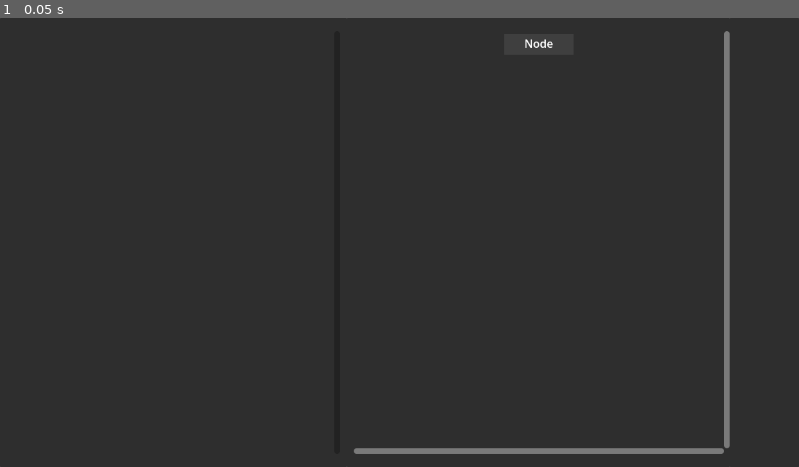
Above: before the commit, frame 1.
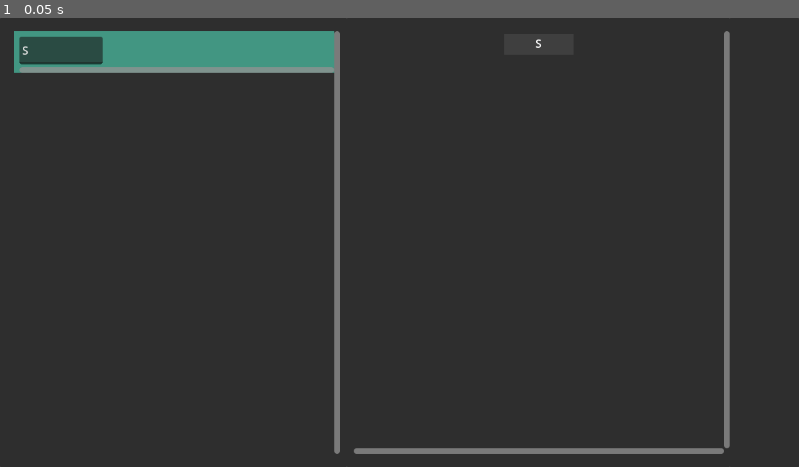
Above: after the commit, the same moment.

Repository: ProphecyOak/SemanticDeriver
Game: Godot game, scene res://Deriver.tscn
Same seed, same stepped clock (60 frames per second), same inputs: the game is played once before the commit and once after it.
Inputs:
- Up to frame 1 (0.05 s): no input

The runs differ from the first frame. In frame 1, 4.5% of the frame differs, in the area x 1-70%, y 2-98%.

Commit message:
Lex Entries Generating. Dragging !Clicking

Diff:
--- a/Components/LexiconRow.tscn
+++ b/Components/LexiconRow.tscn
@@ -1,6 +1,5 @@
-[gd_scene load_steps=3 format=3 uid="uid://dln44hvb0uotf"]
+[gd_scene load_steps=2 format=3 uid="uid://dln44hvb0uotf"]
 
-[ext_resource type="PackedScene" uid="uid://d0r5i7v04ufmk" path="res://Components/LambdaInput.tscn" id="1_1o70q"]
 [ext_resource type="Script" path="res://Scripts/LexiconRow.gd" id="1_hf4ry"]
 
 [node name="Lexicon Row" type="ColorRect"]
@@ -26,17 +25,9 @@
 layout_mode = 2
 theme_override_constants/separation = 20
 
-[node name="TextEdit" type="LineEdit" parent="ScrollContainer/HBoxContainer"]
+[node name="Name" type="LineEdit" parent="ScrollContainer/HBoxContainer"]
 custom_minimum_size = Vector2(120, 40)
 layout_mode = 2
-editable = false
 context_menu_enabled = false
 
-[node name="Input" parent="ScrollContainer/HBoxContainer" instance=ExtResource("1_1o70q")]
-layout_mode = 2
-
-[node name="Input2" parent="ScrollContainer/HBoxContainer" instance=ExtResource("1_1o70q")]
-layout_mode = 2
-
-[node name="Input3" parent="ScrollContainer/HBoxContainer" instance=ExtResource("1_1o70q")]
-layout_mode = 2
+[connection signal="text_changed" from="ScrollContainer/HBoxContainer/Name" to="." method="textChanged"]
--- a/Deriver.tscn
+++ b/Deriver.tscn
@@ -1,6 +1,8 @@
-[gd_scene load_steps=2 format=3 uid="uid://byxx5c0qe8wjb"]
+[gd_scene load_steps=4 format=3 uid="uid://byxx5c0qe8wjb"]
 
+[ext_resource type="Script" path="res://Scripts/Lexicon.gd" id="1_hw508"]
 [ext_resource type="PackedScene" uid="uid://3415d76gmrl4" path="res://Components/SyntaxNode.tscn" id="1_x6rf1"]
+[ext_resource type="PackedScene" uid="uid://dln44hvb0uotf" path="res://Components/LexiconRow.tscn" id="2_lvuea"]
 
 [node name="Deriver" type="Control"]
 layout_mode = 3
@@ -45,6 +47,8 @@
 size_flags_horizontal = 3
 size_flags_vertical = 3
 theme_override_constants/separation = 10
+script = ExtResource("1_hw508")
+lexRow = ExtResource("2_lvuea")
 
 [node name="Syntax" type="Panel" parent="Tabs"]
 layout_mode = 2
@@ -63,11 +67,12 @@
 horizontal_scroll_mode = 2
 vertical_scroll_mode = 2
 
-[node name="Root" parent="Tabs/Syntax/ScrollContainer" instance=ExtResource("1_x6rf1")]
+[node name="Root" parent="Tabs/Syntax/ScrollContainer" node_paths=PackedStringArray("Lexicon") instance=ExtResource("1_x6rf1")]
 layout_mode = 2
 size_flags_horizontal = 6
 root = true
 packedNode = ExtResource("1_x6rf1")
+Lexicon = NodePath("../../../Lexicon/ScrollContainer/Entries")
 
 [node name="Panel" type="Panel" parent="Tabs"]
 custom_minimum_size = Vector2(100, 0)
--- /dev/null
+++ b/Scripts/Lexicon.gd
@@ -0,0 +1,9 @@
+extends VBoxContainer
+
+@export var lexRow: PackedScene
+
+func newRow(node):
+	var row = lexRow.instantiate()
+	row.syntaxNode = node
+	add_child(row)
+	return row
--- a/Scripts/LexiconRow.gd
+++ b/Scripts/LexiconRow.gd
@@ -1,2 +1,8 @@
 extends ColorRect
 class_name LexiconRow
+
+var syntaxNode: Control
+
+
+func textChanged(new_text):
+	syntaxNode.get_node("Label/Name").text = new_text
--- a/Scripts/SyntaxNode.gd
+++ b/Scripts/SyntaxNode.gd
@@ -2,29 +2,28 @@
 
 @export var root = false
 @export var packedNode: PackedScene
+@export var Lexicon: Control
 
 var parentNode: VBoxContainer = null
 var branches = 0
+var lexEntry: Control
 
 func _ready():
-	if !root:
-		print("%s created under %s" % [self, parentNode])
-	else:
-		print("%s created with no parent" % self)
-
+	if root:
+		lexEntry = Lexicon.newRow(self)
+		lexEntry.get_node("ScrollContainer/HBoxContainer/Name").text = "S"
+		$Label/Name.text = "S"
 
 func addChild(node = null):
 	if branches < 2:
 		branches += 1
 		if node == null:
 			node = packedNode.instantiate()
+			lexEntry = Lexicon.newRow(node)
 		$Children.add_child(node)
 		node.parentNode = self
 		node.packedNode = packedNode
-
-func _process(_delta):
-	if Input.is_action_just_pressed("Debug") and Global.spotMousedOver == self:
-		addChild()
+		node.Lexicon = Lexicon
 
 func isDescendantOf(node):
 	if root:
--- a/Scripts/global.gd
+++ b/Scripts/global.gd
@@ -19,15 +19,21 @@
 		spotMousedOver.get_node("Label").color = Color(.25,.25,.25)
 
 func _process(_delta):
-	if Input.is_action_just_pressed("Grab"):
-		if !holding and spotMousedOver != null and spotMousedOver.has_node("Draggable"):
-			spotMousedOver.get_node("Draggable").grab()
-		elif holding:
-			if spotMousedOver == nodeHolding or spotMousedOver == null or spotMousedOver.isDescendantOf(nodeHolding) or spotMousedOver == nodeHolding.parentNode:
+	if Input.is_action_just_pressed("Grab") and !holding:
+			if spotMousedOver != null and spotMousedOver.has_node("Draggable"):
+				spotMousedOver.get_node("Draggable").grab()
+	if Input.is_action_just_released("Grab") and holding:
+			if (spotMousedOver == nodeHolding or spotMousedOver == null or
+				spotMousedOver.isDescendantOf(nodeHolding) or
+				spotMousedOver == nodeHolding.parentNode or
+				spotMousedOver.branches == 2):
 				nodeHolding.get_node("Draggable").release()
 			elif spotMousedOver.branches < 2:
-				print("%s to be placed at %s" % [nodeHolding.name, spotMousedOver.name])
 				nodeHolding.parentNode.branches -= 1
 				nodeHolding.get_parent().remove_child(nodeHolding)
 				spotMousedOver.addChild(nodeHolding)
 				nodeHolding.get_node("Draggable").release()
+	if Input.is_action_just_pressed("Create"):
+		if spotMousedOver != null:
+			if spotMousedOver.branches < 2:
+				spotMousedOver.addChild()
--- a/project.godot
+++ b/project.godot
@@ -35,6 +35,11 @@
 "events": [Object(InputEventMouseButton,"resource_local_to_scene":false,"resource_name":"","device":-1,"window_id":0,"a …(253 unchanged characters)…
 ]
 }
+Create={
+"deadzone": 0.5,
+"events": [Object(InputEventMouseButton,"resource_local_to_scene":false,"resource_name":"","device":-1,"window_id":0,"alt_pressed":false,"shift_pressed":false,"ctrl_pressed":false,"meta_pressed":false,"button_mask":0,"position":Vector2(0, 0),"global_position":Vector2(0, 0),"factor":1.0,"button_index":2,"canceled":false,"pressed":false,"double_click":false,"script":null)
+]
+}
 
 [rendering]
 
